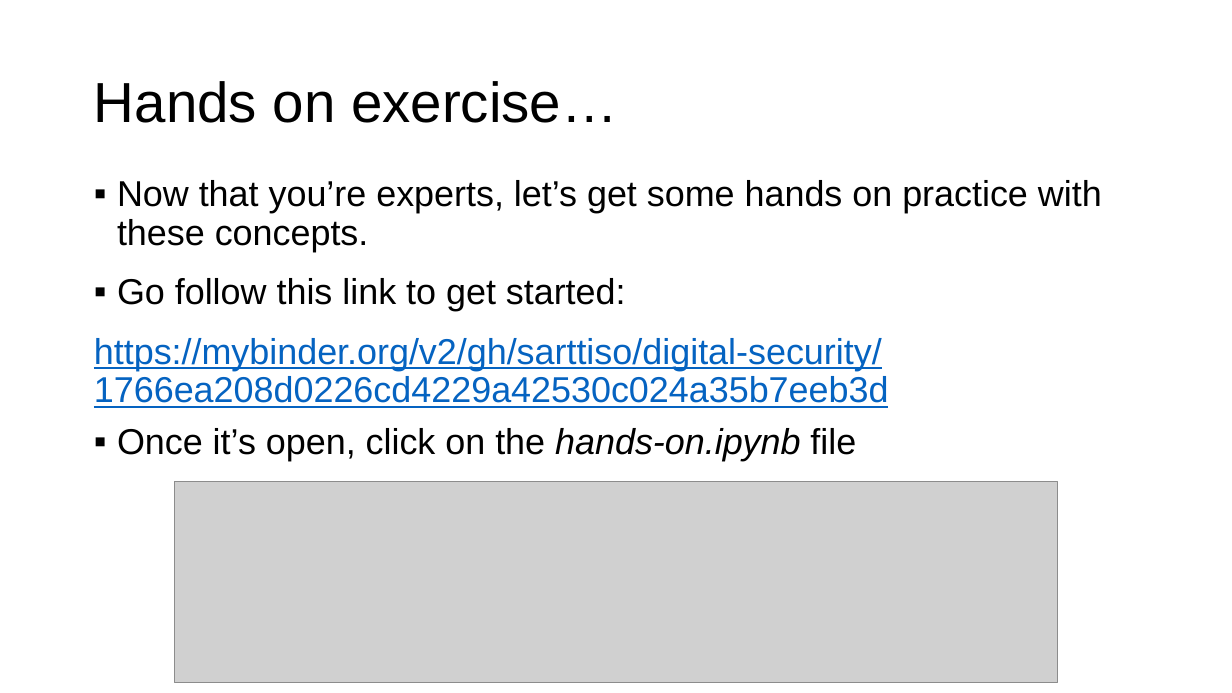
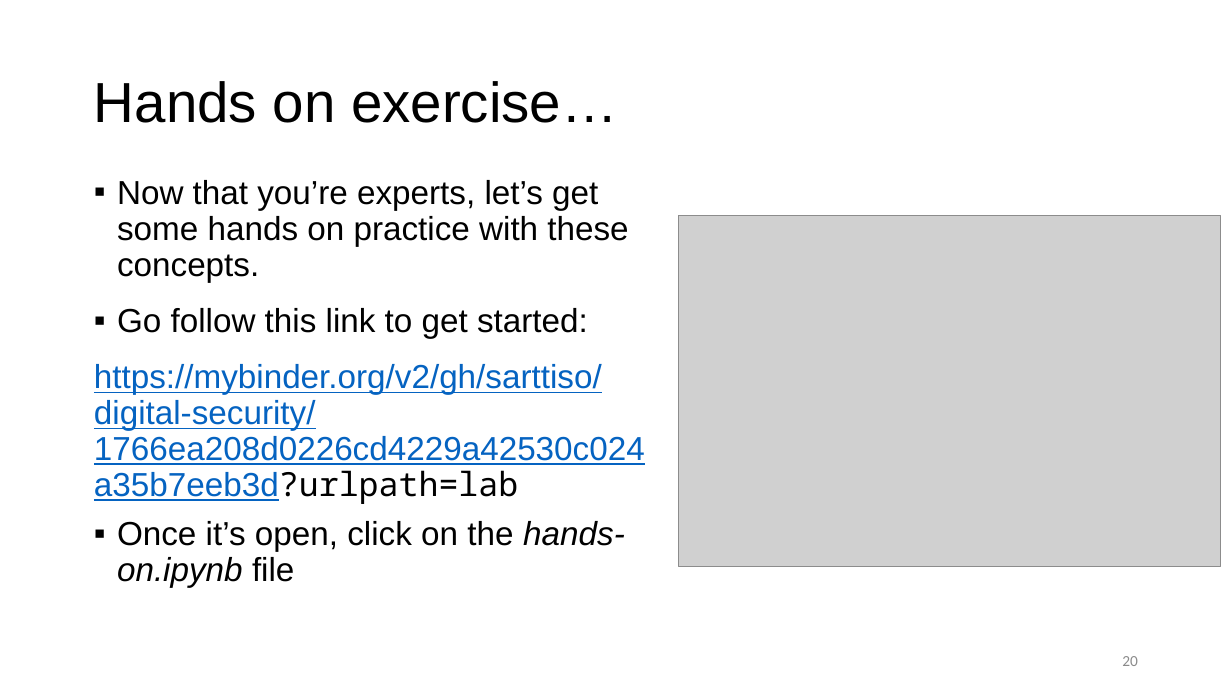
Before and after one commit to sarttiso/digital-security, a slide deck: slide 20 of digital_security_strikeU.pptx (slide 17 before the commit). Drawn at 1232x693 pixels with LibreOffice and Linux fonts; fonts in the diff are those of the drawing; grey boxes stand for pictures. Boxes give left, top, right and bottom in pixels: in the first picture for what was removed or moved away, otherwise in the second. Text is boxed around its words. In the diff, an @@ line names an element or a change of style, - is before the commit and + after.

```diff
--- a/digital_security_strikeU.pptx
+++ b/digital_security_strikeU.pptx
@@ text at box(117, 180, 628, 587): size 28 to 25.9 pt in "Now that you’re experts, let’s get some ...", "Go follow this link to get started:", "Once it’s open, click on the hands-on.ipynb ..." @@
@@ picture added at box(679, 215, 1221, 567) @@
@@ text at box(94, 364, 602, 503): text changed; size 28 to 25.9 pt @@
-https://mybinder.org/v2/gh/sarttiso/digital-security/1766ea208d0226cd4229a42530c024a35b7eeb3d
+https://mybinder.org/v2/gh/sarttiso/digital-security/1766ea208d0226cd4229a42530c024a35b7eeb3d?urlpath=lab
@@ picture removed at box(175, 482, 1057, 683) @@
@@ page number added at box(1122, 656, 1138, 666), 12 pt, text #8C8C8C @@
+20
```
Also in this commit, not shown: 17 other slides changed, 11 slides added, 1 slide removed, 8 other files.
